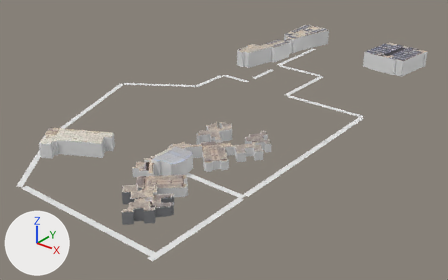
What one commit did to the Blender file Models/Untitled1.blend.
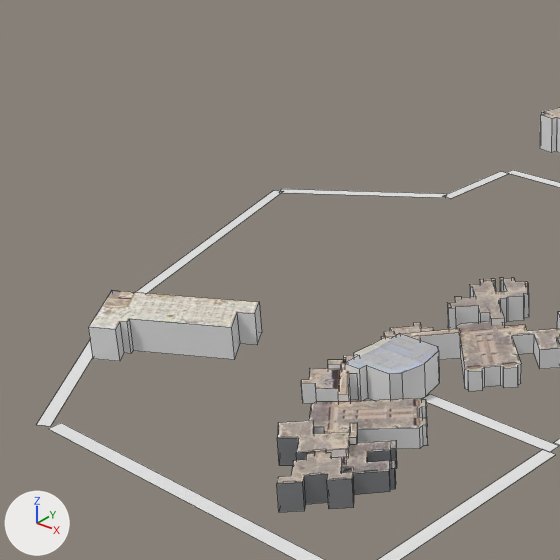
Old and new are each drawn whole from a 50 mm lens placed at (338.0, -371.0, 279.0), pointed at (-81.0, 152.0, -46.0) and again close up on the part from 0% to 55% of the width and 0% to 88% of the height. The axes (+X, +Y, +Z) are drawn at lower left. The lights are the same throughout. The close-ups show mesh edges as thin lines.

Objects in the first close-up: 'A Block 1', 'Admin Cell', 'Cv Raman and N Block]', 'D Block', 'D Block Right', 'D Block Right.001', 'PICA Building', 'Plane', 'Plane.001', 'Plane.007', 'Plane.008'.
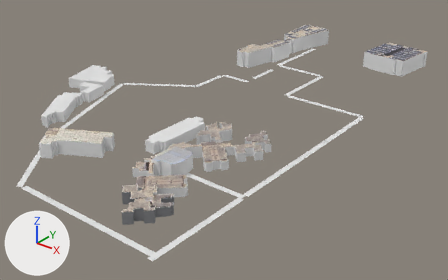
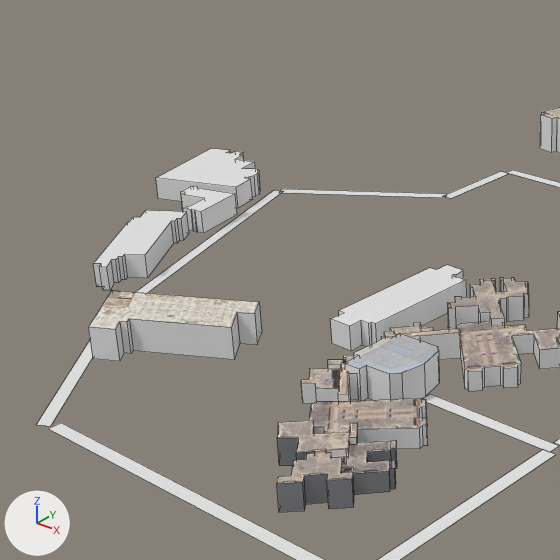
Pixel boxes (x1, y1, x2, y2) of what changed, in the close-ups (560 x 560 px):
'Parul Institute of Ayurved', added: after (331, 265, 467, 351)
    faces in mat_parul_institute_of_ayurved (its picture is missing): (332, 265, 466, 326)
    faces in mat_material_002 (white #e7e7e7): (331, 271, 467, 351)
'Parul Institute of Management and Research', added: after (93, 210, 189, 290)
    faces in mat_material_003 (white #e7e7e7): (93, 212, 189, 290)
    faces in mat_parul_institutee_of_management_and_research (its picture is missing): (93, 210, 186, 267)
'Plane.013', added: after (156, 149, 261, 208)
    faces in mat_parul_institute_of_architecture_and_research (its picture is missing): (157, 149, 259, 187)
    faces in mat_material_002 (white #e7e7e7): (156, 151, 261, 208)
'Kalpna Bhavan B', added: after (181, 186, 237, 233)
    faces in mat_material_002 (white #e7e7e7): (181, 187, 237, 233)
    faces in mat_kalpna_bhavan_b (its picture is missing): (181, 186, 234, 212)

The change in detail:
Material 'Parul Institute of Architecture and Research' (mat_parul_institute_of_architecture_and_research) is new.
Its base color is (0.8, 0.8, 0.8) (white #e7e7e7).
Material 'Kalpna Bhavan B' (mat_kalpna_bhavan_b) is new.
Its base color is (0.8, 0.8, 0.8) (white #e7e7e7).
Material 'Parul Institutee of Management and Research' (mat_parul_institutee_of_management_and_research) is new.
Its base color is (0.8, 0.8, 0.8) (white #e7e7e7).
Material 'Parul Institute of Ayurved' (mat_parul_institute_of_ayurved) is new.
Its base color is (0.8, 0.8, 0.8) (white #e7e7e7).
Mesh me_plane_024 is new.
It has 50 vertices, 27 faces and spans x -1.88..2.02, y -1.86..1.44, z 0.0..12.0.
Faces by material slot: [26, 1].
It uses material mat_material_002 (white #e7e7e7).
It uses material mat_parul_institute_of_architecture_and_research (its picture is missing).
Mesh me_plane_023 is new.
It has 36 vertices, 20 faces and spans x -1.35..1.36, y -1.14..1.14, z 0.0..12.0.
Faces by material slot: [19, 1].
It uses material mat_material_002 (white #e7e7e7).
It uses material mat_kalpna_bhavan_b (its picture is missing).
Mesh me_plane_022 is new.
It has 60 vertices, 42 faces and spans x -1.23..1.01, y -1.59..1.87, z 0.0..12.0.
Faces by material slot: [41, 1].
It uses material mat_material_003 (white #e7e7e7).
It uses material mat_parul_institutee_of_management_and_research (its picture is missing).
Mesh me_plane_008 is new.
It has 32 vertices, 18 faces and spans x -0.58..1.1, y -1.88..2.17, z 0.0..12.0.
Faces by material slot: [17, 1].
It uses material mat_material_002 (white #e7e7e7).
It uses material mat_parul_institute_of_ayurved (its picture is missing).
Object 'Plane.013' (ob_plane_013) is new; it shows me_plane_024.
Its location is (-252.1, 108.8, -0.1).
Its scale is (15.3, 17.7, 1.0).
Object 'Kalpna Bhavan B' (ob_kalpna_bhavan_b) is new; it shows me_plane_023.
Its location is (-224.9, 71.0, -0.1).
Its scale is (12.2, 13.6, 1.0).
Object 'Parul Institute of Management and Research' (ob_parul_institute_of_management_and_research) is new; it shows me_plane_022.
Its location is (-206.6, 15.2, -0.1).
Its rotation in degrees is (0, 0, 0).
Its scale is (20.6, 20.6, 1.0).
Object 'Parul Institute of Ayurved' (ob_parul_institute_of_ayurved) is new; it shows me_plane_008.
Its location is (-63.3, 45.3, -0.1).
Its rotation in degrees is (0, 0, -5.4).
Its scale is (16.1, 18.8, 1.0).
